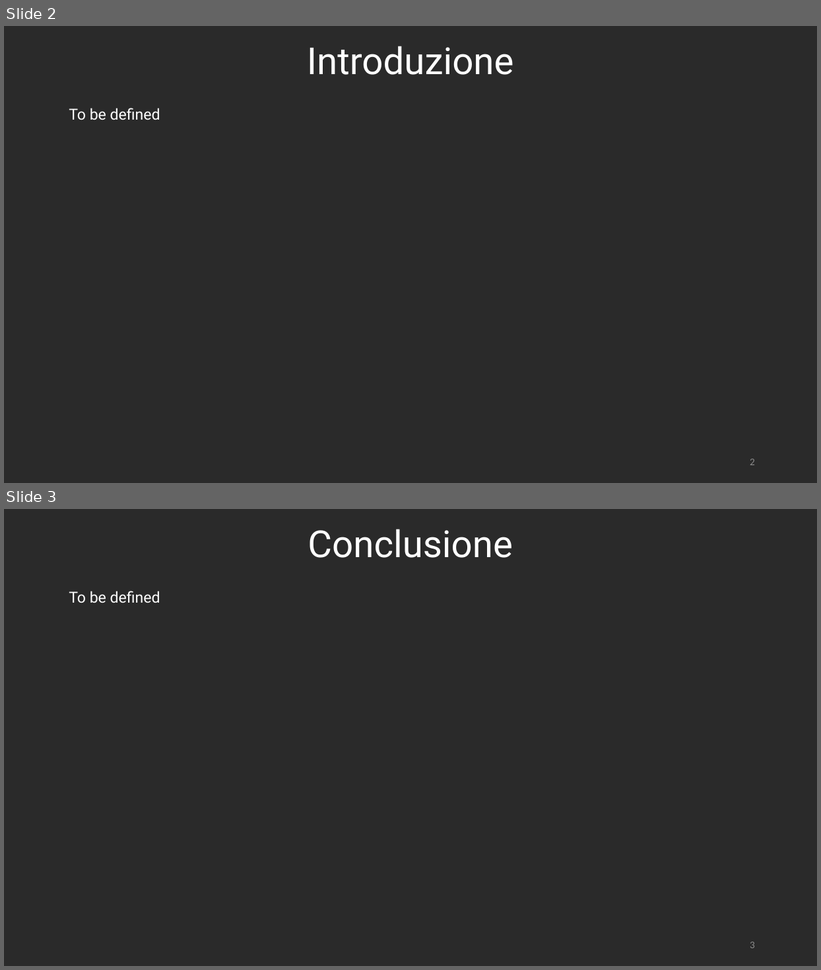
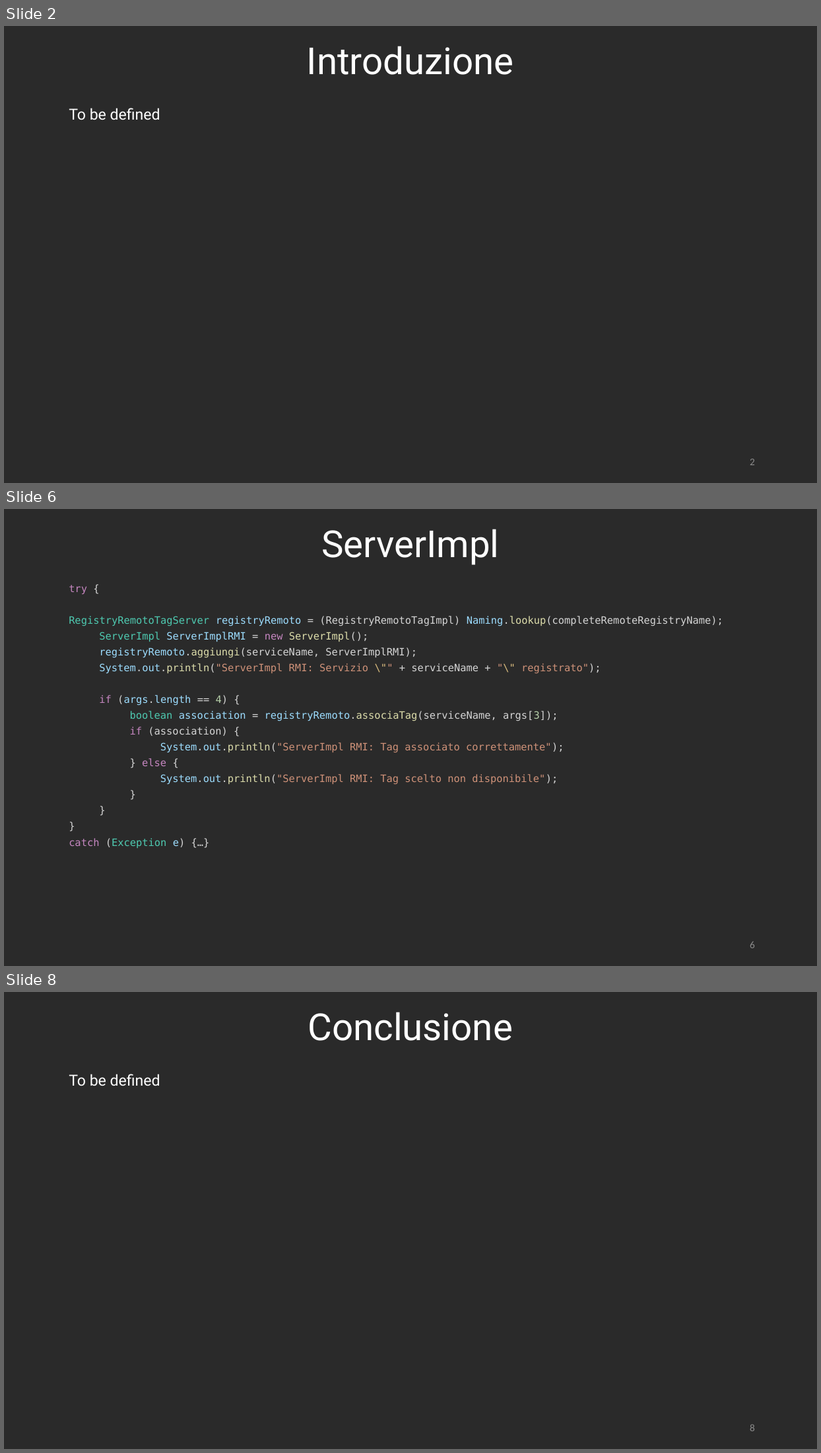
Before and after one commit to RetiCalc-Unibo/progetto7, a slide deck: Presentazione.pptx. Shown one above the other, each under a label of ours: slides 2 and 3 before the commit, slides 2, 6 and 8 after it; the slides between them are not shown. The pictures are 821x970 and 821x1453 pixels, drawn with LibreOffice and Linux fonts; fonts in the diff are those of the drawing. Boxes give left, top, right and bottom in pixels: in the first picture for what was removed or moved away, otherwise in the second. Text is boxed around its words. In the diff, an @@ line names an element or a change of style, - is before the commit and + after.

```diff
--- a/Presentazione.pptx
+++ b/Presentazione.pptx
@@ slide 6 added at [4,509,817,966], background #2A2A2A @@
@@ title added at [321,529,499,565], 44 pt, text #FFFFFF @@
+ServerImpl
@@ text added at [69,585,723,785], 12 pt, text #D4D4D4 @@
+try {
+RegistryRemotoTagServer registryRemoto = (RegistryRemotoTagImpl) Naming.lookup(completeRemoteRegistryName);
+ServerImpl ServerImplRMI = new ServerImpl();
+registryRemoto.aggiungi(serviceName, ServerImplRMI);
+System.out.println("ServerImpl RMI: Servizio \"" + serviceName + "\" registrato");
+if (args.length == 4) {
+boolean association = registryRemoto.associaTag(serviceName, args[3]);
+if (association) {
+System.out.println("ServerImpl RMI: Tag associato correttamente");
+} else {
+System.out.println("ServerImpl RMI: Tag scelto non disponibile");
+}
+}
+}
+catch (Exception e) {…}
@@ page number added at [750,942,755,949], 12 pt, text #8C8C8C @@
+6
@@ what was slide 3 is now slide 8 @@
@@ page number at [750,1424,755,1432]: text changed @@
-3
+8
```
Also in this commit, not shown: 4 other slides added, 1 other file.
